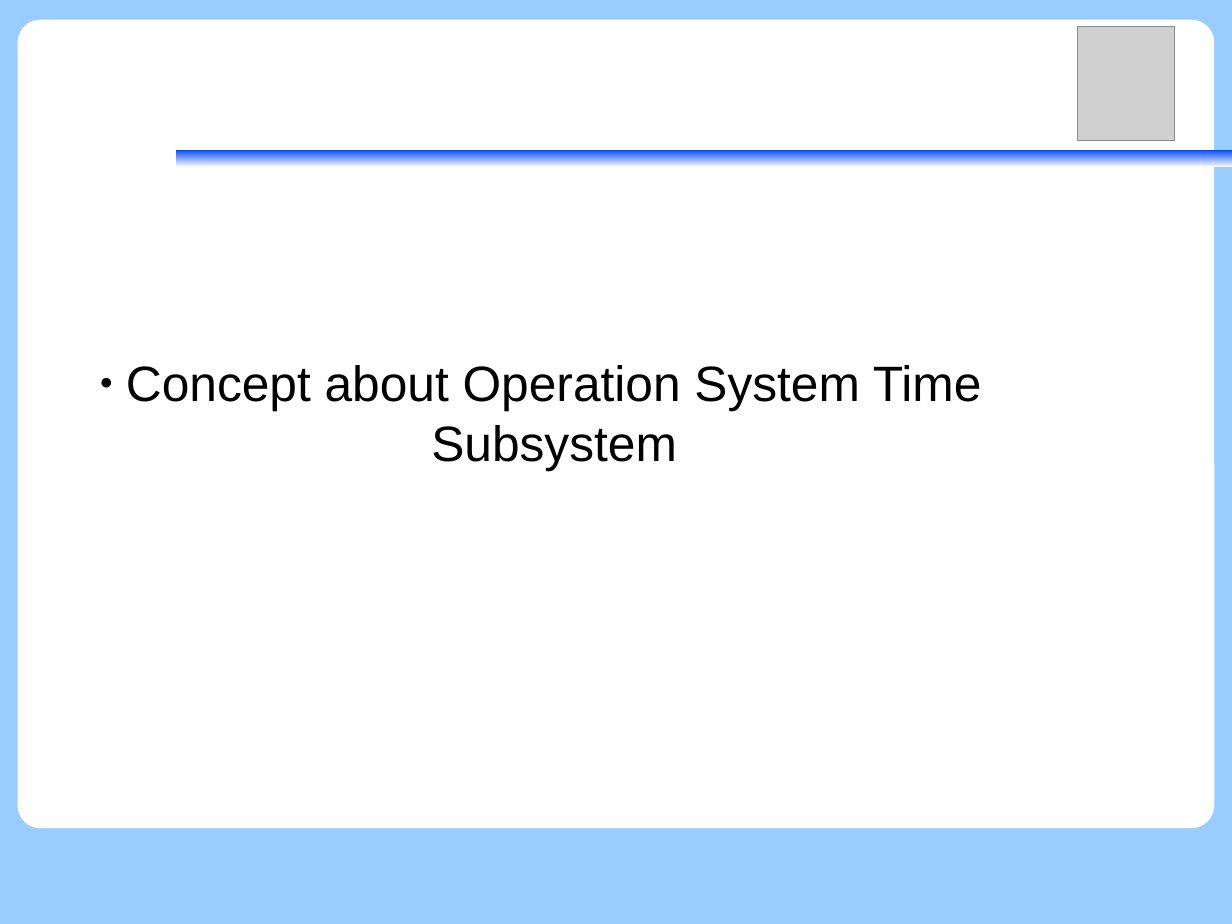
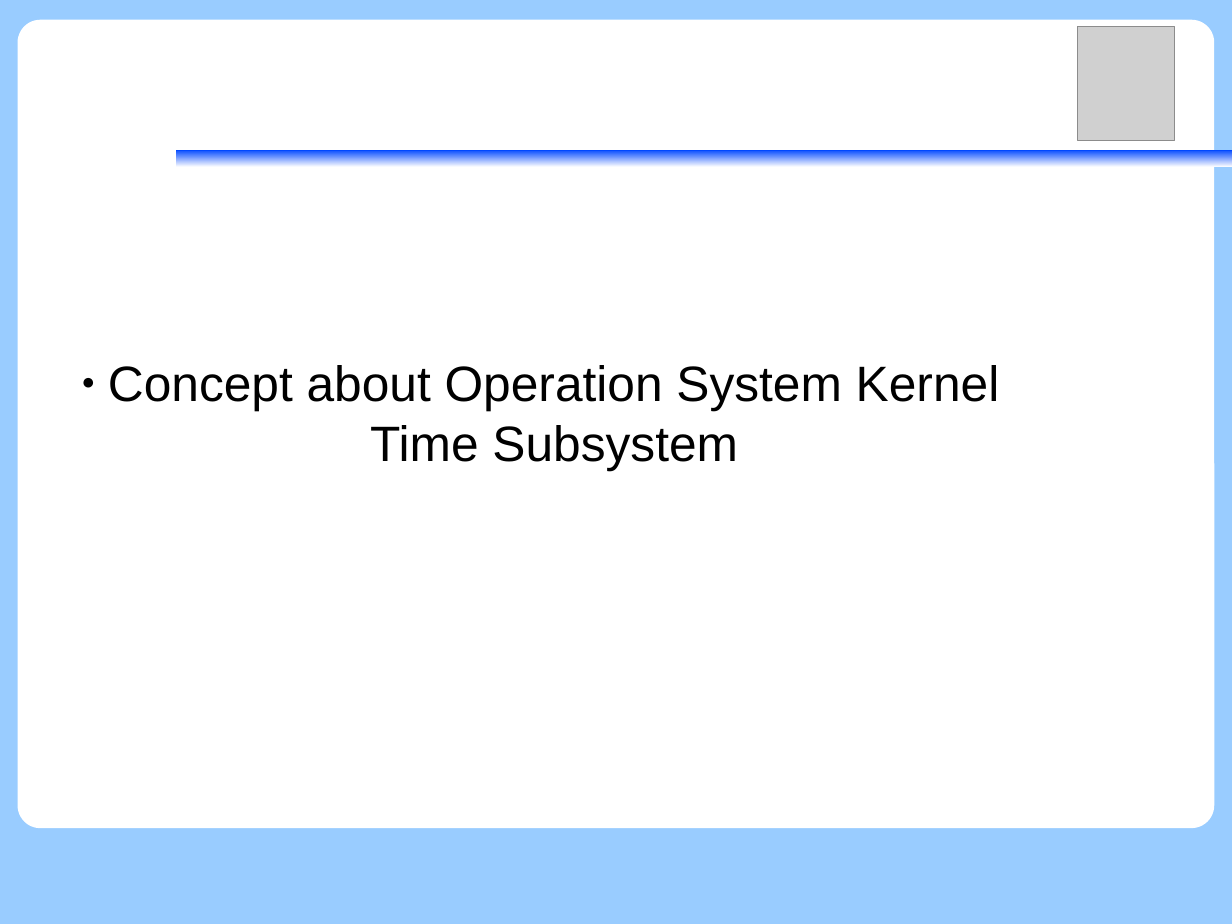
Before and after one commit to vh21/documents, a slide deck: slide 4 of ukernel/2014-01-09-f9kernel-ktimer.odp (slide 3 before the commit). Drawn at 1232x924 pixels with LibreOffice and Linux fonts; fonts in the diff are those of the drawing; grey boxes stand for pictures. Boxes give left, top, right and bottom in pixels: in the first picture for what was removed or moved away, otherwise in the second. Text is boxed around its words. In the diff, an @@ line names an element or a change of style, - is before the commit and + after.

```diff
--- a/ukernel/2014-01-09-f9kernel-ktimer.odp
+++ b/ukernel/2014-01-09-f9kernel-ktimer.odp
@@ subtitle at [108,365,1000,470]: text changed @@
-● Concept about Operation System Time Subsystem
+● Concept about Operation System Kernel Time Subsystem
```
Also in this commit, not shown: 10 other slides changed, 4 slides added.
